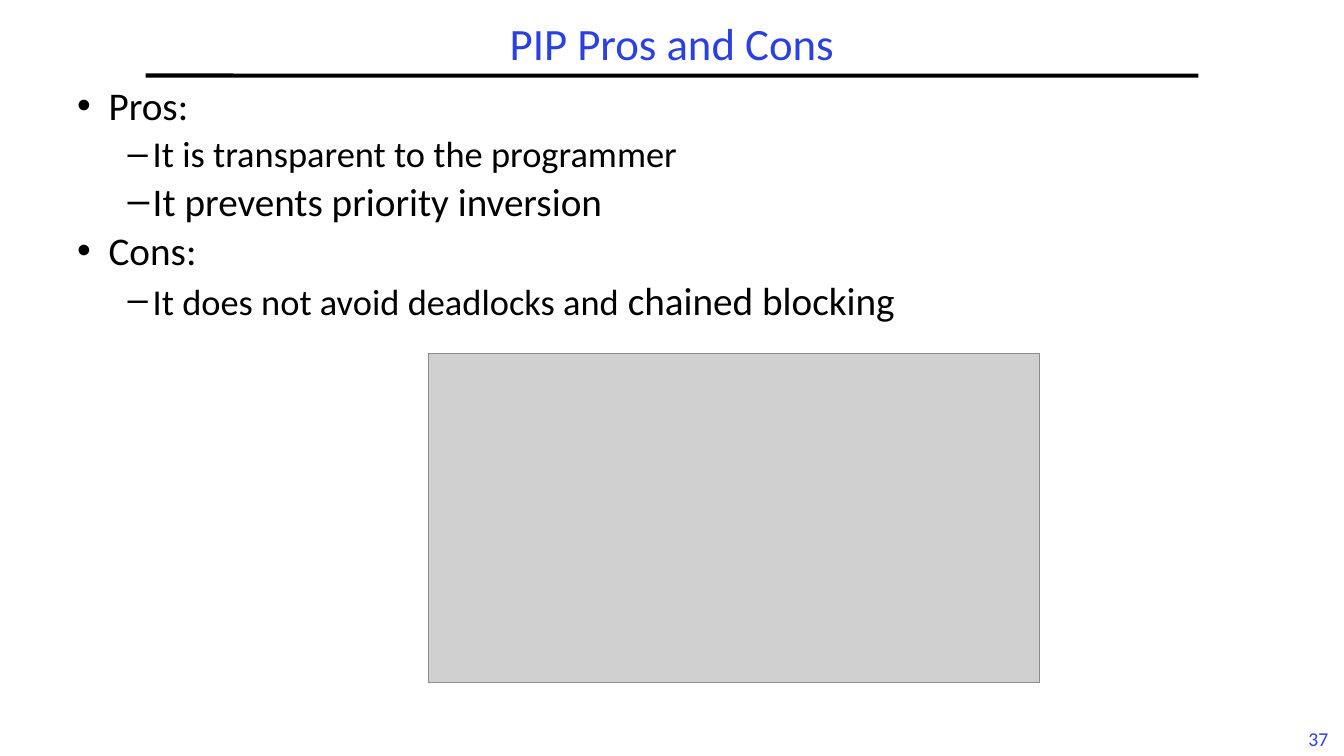
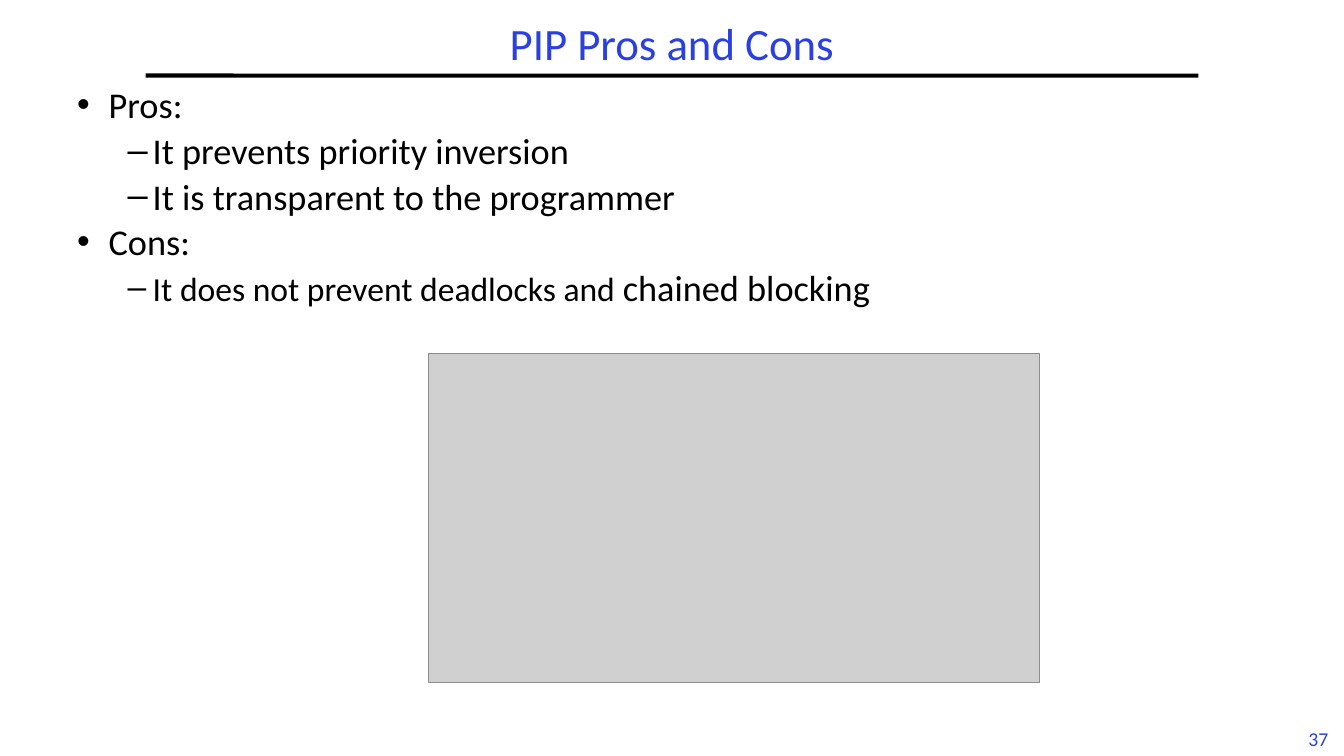
Before and after one commit to guhofstra/CSC256Fa25, a slide deck: slide 37 of PPTs/L6-RTScheduling II.pptx. Drawn at 1344x756 pixels with LibreOffice and Linux fonts; fonts in the diff are those of the drawing; grey boxes stand for pictures. Boxes give left, top, right and bottom in pixels: in the first picture for what was removed or moved away, otherwise in the second. Text is boxed around its words. In the diff, an @@ line names an element or a change of style, - is before the commit and + after.

```diff
--- a/PPTs/L6-RTScheduling II.pptx
+++ b/PPTs/L6-RTScheduling II.pptx
@@ text at <box>109,94,675,256</box>: size 28 to 25.9 pt in "Pros:", "Cons:"; size 26 to 25.9 pt in "It is transparent to the programmer" @@
@@ text at <box>153,139,569,170</box>: paragraph added @@
+  – It prevents priority inversion
@@ text at <box>153,189,602,223</box>: paragraph removed @@
-  – It prevents priority inversion
@@ text at <box>153,275,870,308</box>: text changed; size 26 to 24.1 pt @@
-  – It does not avoid deadlocks and chained blocking
+  – It does not prevent deadlocks and chained blocking
```
Also in this commit, not shown: 6 other slides changed, 4 other files.
